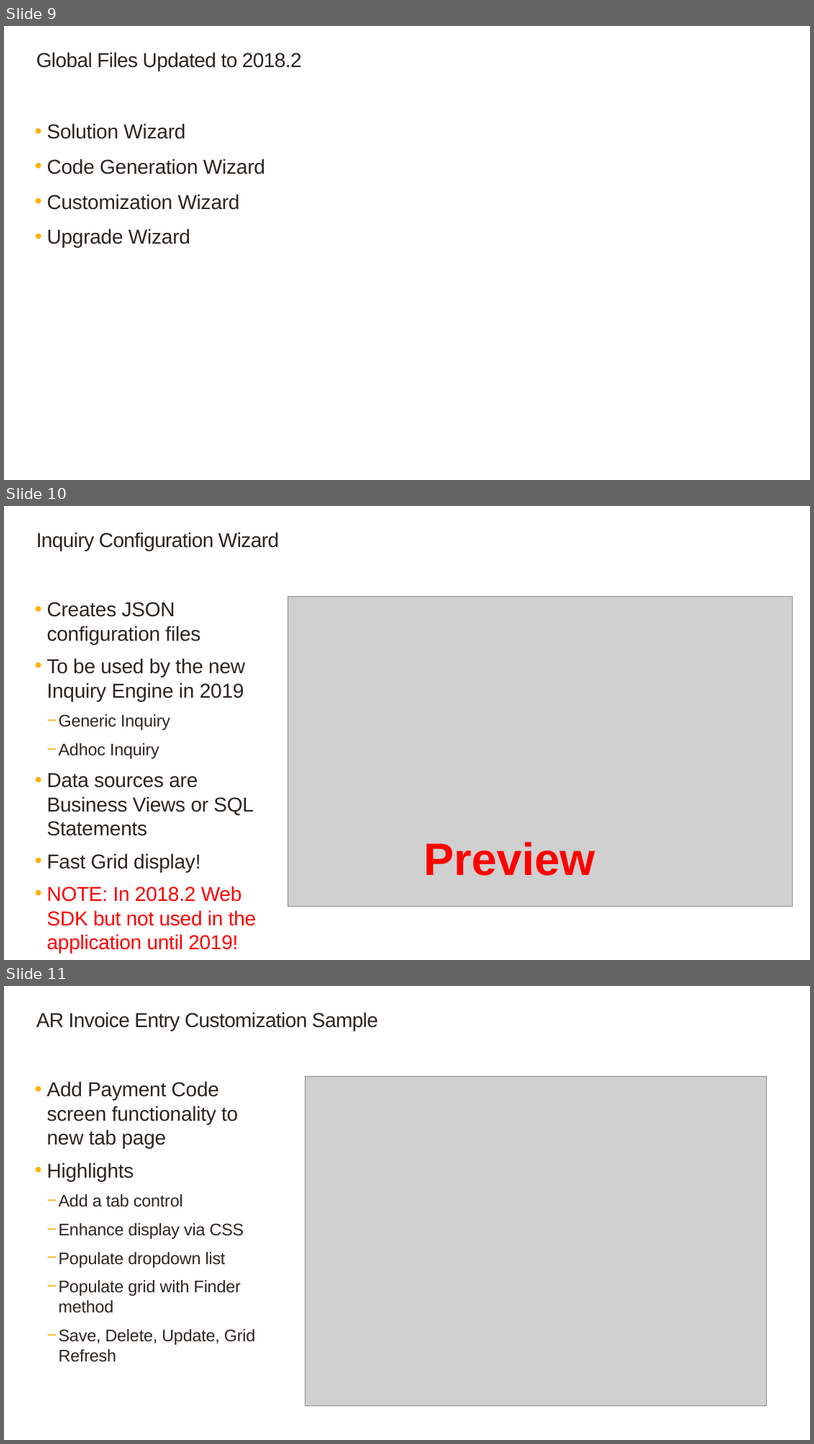
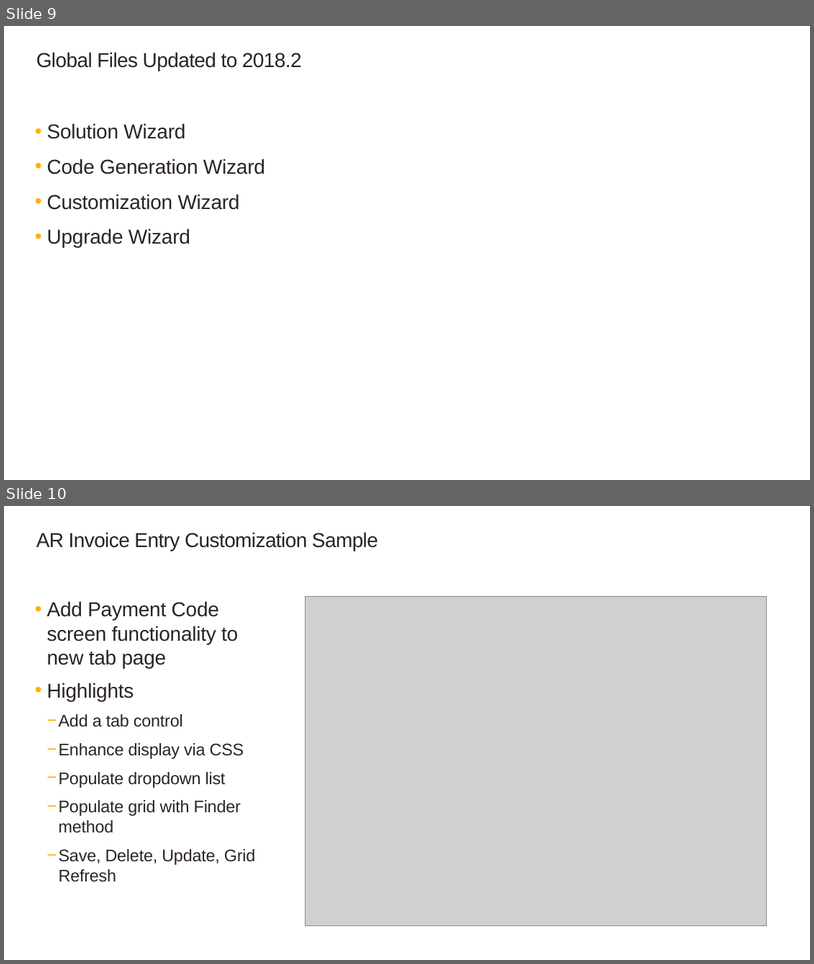
Before and after one commit to SageNADev/Sage300-SDK, a slide deck: docs/presentations/Sage300SDK_2018.2WebSDKOverview.pptx. Shown one above the other, each under a label of ours: slides 9, 10 and 11 before the commit, slides 9 and 10 after it. The pictures are 814x1444 and 814x964 pixels, drawn with LibreOffice and Linux fonts; fonts in the diff are those of the drawing; grey boxes stand for pictures; background and template pictures are left out. Boxes give left, top, right and bottom in pixels: in the first picture for what was removed or moved away, otherwise in the second. Text is boxed around its words. In the diff, an @@ line names an element or a change of style, - is before the commit and + after.

Commit message:
2018.2 Removed the Inquiry Wizard until 2019

```diff
--- a/docs/presentations/Sage300SDK_2018.2WebSDKOverview.pptx
+++ b/docs/presentations/Sage300SDK_2018.2WebSDKOverview.pptx
@@ slide 10 removed at box(4, 506, 810, 960), background #FFFFFF @@
@@ title removed at box(36, 532, 279, 551) @@
-Inquiry Configuration Wizard
@@ text removed at box(47, 602, 256, 952) @@
-  • Creates JSON configuration files
-  • To be used by the new Inquiry Engine in 2019
-    − Generic Inquiry
-    − Adhoc Inquiry
-  • Data sources are Business Views or SQL Statements
-  • Fast Grid display!
-  • NOTE: In 2018.2 Web SDK but not used in the application until 2019!
@@ picture removed at box(288, 596, 793, 906) @@
@@ text removed at box(424, 842, 595, 875) @@
-Preview
@@ what was slide 11 is now slide 10 @@
```
Also in this commit, not shown: 42 other files.
